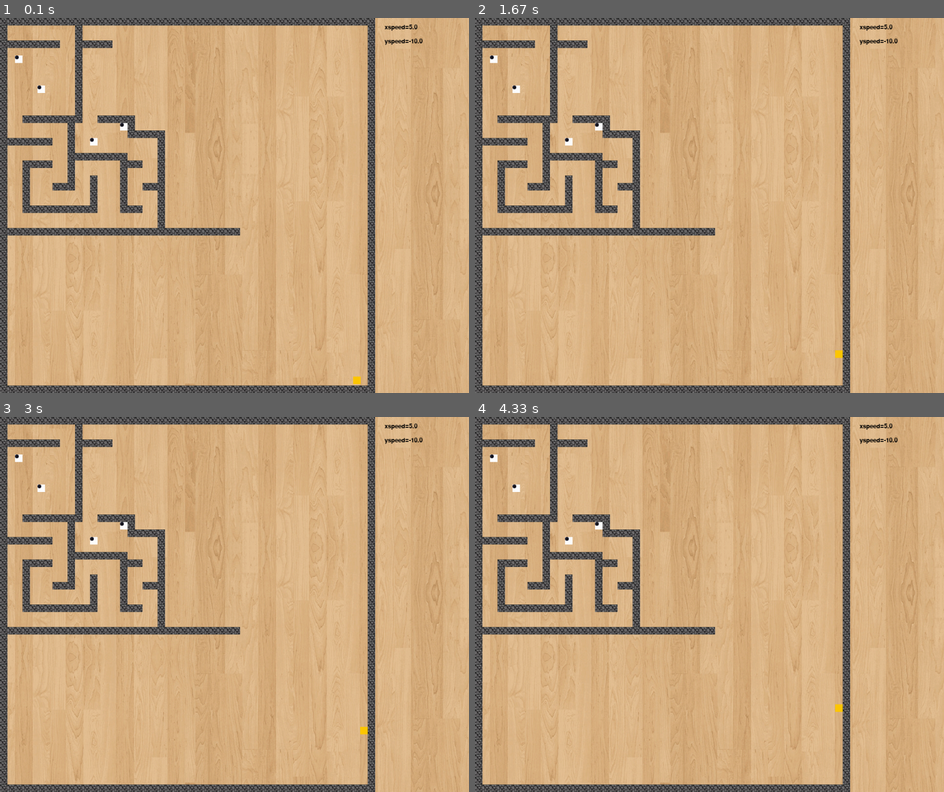
Above: before the commit, frames 1-4 (two rows, left to right).
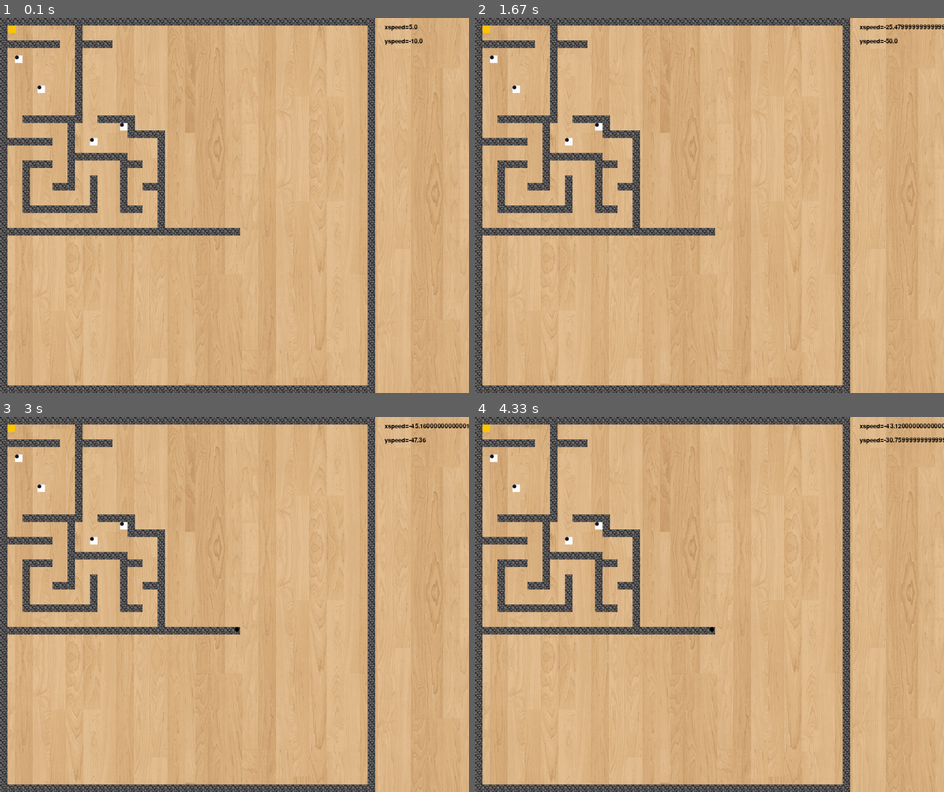
Above: after the commit, the same moments.

Repository: CyberFlameGO/CAO2-PyGame
Game: pygame game, started from CAO - Game/game/our_game.py
The game is run twice, just before and just after one commit, with the same random seed, the same clock (stepped at 60 frames per second) and the same inputs.
Inputs (mouse positions are in pixels of both pictures, inside the frame that each line leads up to):
- Up to frame 1 (0.1 s): no input
- Up to frame 2 (1.67 s): press the mouse at (709, 231) at 0.37 s; move the mouse to (653, 220) at 0.47 s; release the mouse at (596, 209) at 0.6 s; press the mouse at (709, 231) at 0.7 s; move the mouse to (634, 153) at 0.8 s; release the mouse at (554, 74) at 0.93 s; press the mouse at (709, 231) at 1.03 s; move the mouse to (695, 224) at 1.13 s; release the mouse at (676, 220) at 1.27 s; press the mouse at (709, 231) at 1.37 s; move the mouse to (770, 145) at 1.47 s; release the mouse at (831, 63) at 1.6 s
- Up to frame 3 (3 s): press the mouse at (234, 630) at 1.7 s; move the mouse to (150, 604) at 1.8 s; release the mouse at (60, 578) at 1.93 s; press the mouse at (234, 630) at 2.53 s; move the mouse to (248, 552) at 2.63 s; release the mouse at (262, 473) at 2.77 s; press the mouse at (234, 630) at 2.87 s; move the mouse to (248, 664) at 2.97 s
- Up to frame 4 (4.33 s): release the mouse at (742, 698) at 3.1 s; press the mouse at (709, 630) at 3.2 s; move the mouse to (789, 672) at 3.3 s; release the mouse at (868, 713) at 3.43 s; press the mouse at (709, 630) at 3.53 s; move the mouse to (653, 649) at 3.63 s; release the mouse at (592, 668) at 3.77 s; press the mouse at (709, 630) at 3.87 s; move the mouse to (625, 582) at 3.97 s; release the mouse at (535, 537) at 4.1 s; press the mouse at (709, 630) at 4.2 s; move the mouse to (793, 638) at 4.3 s

The runs differ from the first frame. In frame 1, less than 0.1% of the frame differs, in the area x 1-77%, y 1-98%; in frame 2, 0.2%; in frame 3, 0.2%; in frame 4, 0.3%, in the area x 1-100%, y 1-79%.

Commit message:
Add temporary mouse input
When the mouse is clicked the position of the mouse in comparison to the
clicked location will influence the change in speed.

Diff:
--- a/CAO - Game/game/our_game.py
+++ b/CAO - Game/game/our_game.py
@@ -5,23 +5,27 @@
 '''
 
 #Import pygame_quit
+import os
+
 import pygame
-import os
-import math
-import array
+from pygame.rect import Rect
+
 
 # Constants
 OBJECT_SIZE = 16
 PROGRAM_SPEED = 60
+PIXEL_SPEED_INC = 0.02
+MAX_SPEED = 50.0
+DEAD_ZONE = 8.0
 
 #Map objects
 walls = []
 finishes = []
 holes = []
 
-map = [
+level = [
 "WWWWWWWWWWWWWWWWWWWWWWWWWWWWWWWWWWWWWWWWWWWWWWWWWW",
-"W         W                                      W",
+"WS        W                                      W",
 "W         W                                      W",
 "WWWWWWWW  WWWWW                                  W",
 "W         W                                      W",
@@ -68,7 +72,7 @@
 "W                                                W",
 "W                                                W",
 "W                                                W",
-"W                                              S W",
+"W                                                W",
 "WWWWWWWWWWWWWWWWWWWWWWWWWWWWWWWWWWWWWWWWWWWWWWWWWW",
 ]
 
@@ -89,7 +93,9 @@
 #sprite_finish = pygame.image.load('finish.png')
 sprite_background = pygame.image.load('background2.png')
 
-
+# Input
+clicked_pos = (0,0)
+clicked = False
 
 class Ball(object):
 
@@ -153,9 +159,9 @@
 #Set up display
 screen = pygame.display.set_mode((1000, 800))
 
-#Create map
+#Create level
 x = y = 0
-for row in map:
+for row in level:
     for coll in row:
         if coll == "W" :
             Wall((x,y))
@@ -181,15 +187,43 @@
         if e.type == pygame.KEYDOWN and e.key == pygame.K_ESCAPE:
             running = False
 
+    # Do something with input
+    if pygame.mouse.get_pressed()[0]:
+        if not clicked:
+            clicked = True
+            clicked_pos = pygame.mouse.get_pos()
+        else:
+            xdif = (pygame.mouse.get_pos()[0] - clicked_pos[0])
+            if (xdif > 0 and xdif > DEAD_ZONE) or  (xdif < 0 and xdif < DEAD_ZONE):
+                if xdif < 0:
+                    xdif = xdif + DEAD_ZONE
+                if xdif > 0:
+                    xdif = xdif - DEAD_ZONE
+                speed_x = speed_x + ((xdif) * PIXEL_SPEED_INC)
+                if speed_x > MAX_SPEED:
+                    speed_x = MAX_SPEED
+                if speed_x < -MAX_SPEED:
+                    speed_x = -MAX_SPEED
+            ydif = (pygame.mouse.get_pos()[1] - clicked_pos[1])
+            if (ydif > 0 and ydif > DEAD_ZONE) or  (ydif < 0 and ydif < DEAD_ZONE):
+                if ydif < 0:
+                    ydif = ydif + DEAD_ZONE
+                if ydif > 0:
+                    ydif = ydif - DEAD_ZONE
+                speed_y = speed_y + ((ydif) * PIXEL_SPEED_INC)
+                if speed_y > MAX_SPEED:
+                    speed_y = MAX_SPEED
+                if speed_y < -MAX_SPEED:
+                    speed_y = -MAX_SPEED
+    else:
+        clicked = False
     # Get the movement of the ball
     dx = speed_x * (PROGRAM_SPEED / 1000);
     dy = speed_y * (PROGRAM_SPEED / 1000);
     ball.move(dx, dy)
 
 
-
-
-    #Fill map
+    #Fill level
     screen.fill((0,0,0))
     background_image = sprite_background.get_rect()
     screen.blit(sprite_background, background_image)
@@ -215,4 +249,7 @@
     textpos.centery = 50
     screen.blit(text, textpos)
 
+    if pygame.mouse.get_pressed()[0]:
+        pygame.draw.circle(screen, (0, 0, 0), (clicked_pos[0], clicked_pos[1]), 5)
+
     pygame.display.flip()
